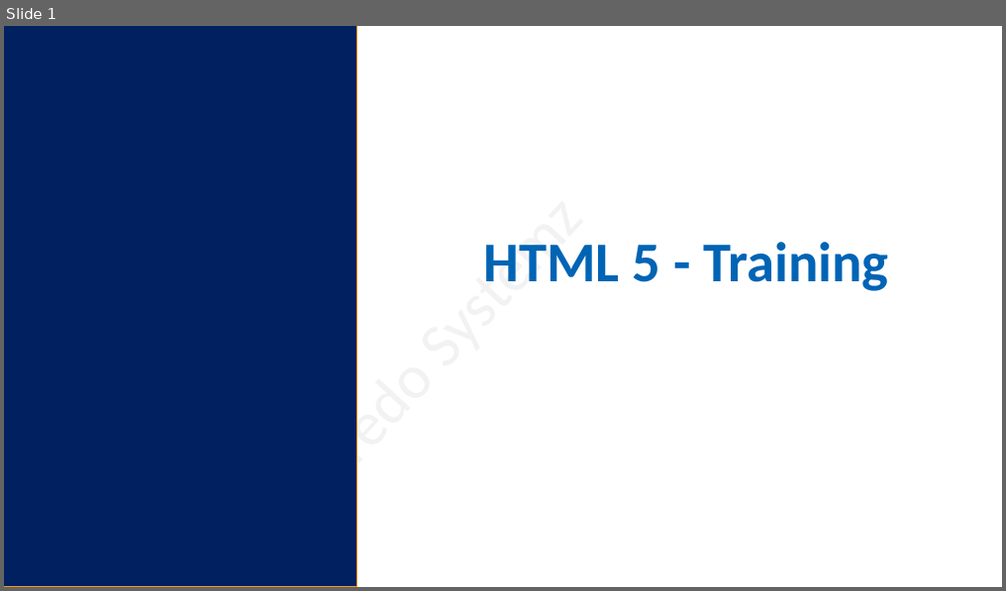
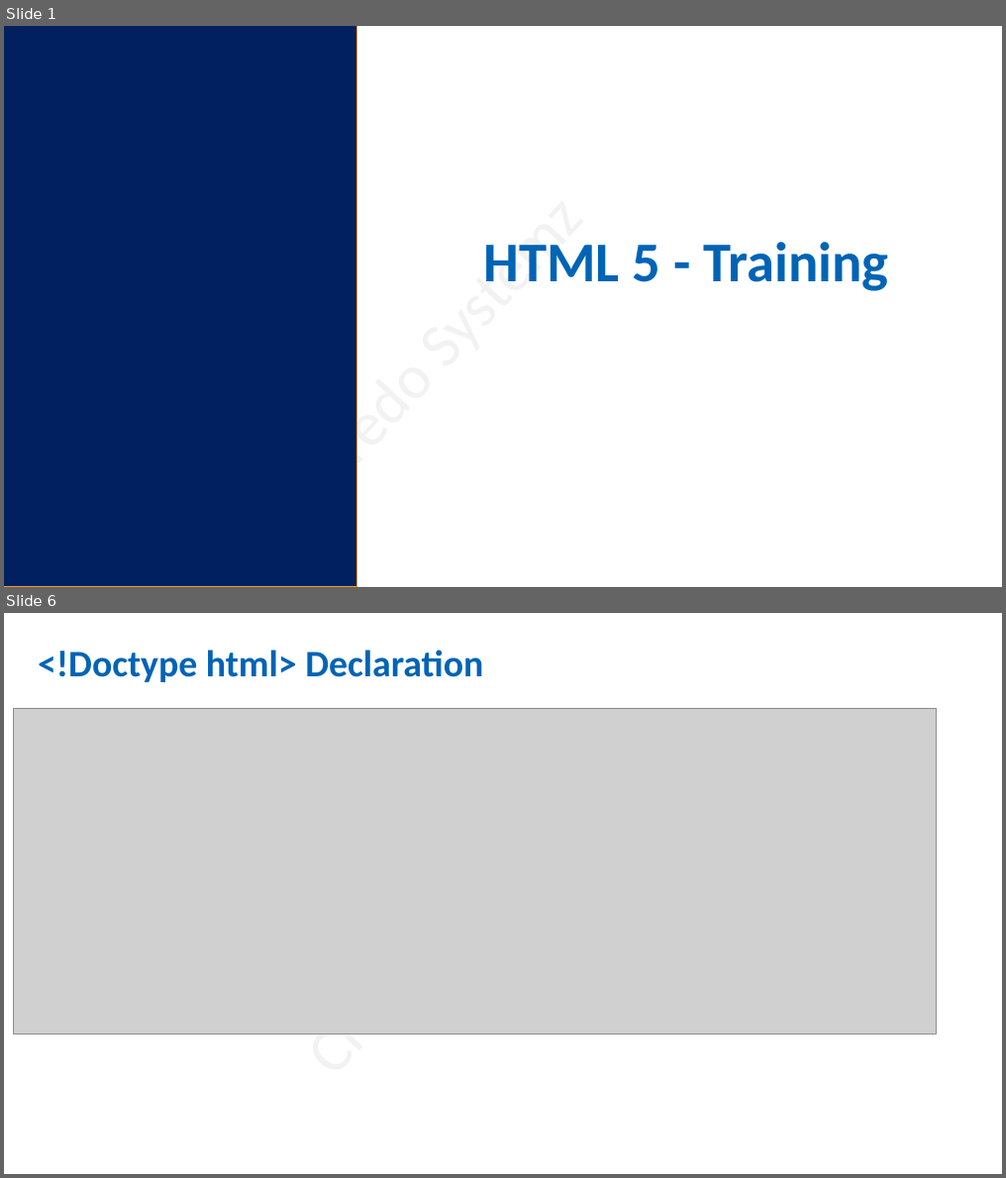
Before and after one commit to salman3009/newtownJuneBatch, a slide deck: June_Batch/16-06-22/html_16_06_22.pptx. Shown one above the other, each under a label of ours: slide 1 before the commit, slides 1 and 6 after it; the slides between them are not shown. The pictures are 1006x591 and 1006x1178 pixels, drawn with LibreOffice and Linux fonts; fonts in the diff are those of the drawing; grey boxes stand for pictures. Boxes give left, top, right and bottom in pixels: in the first picture for what was removed or moved away, otherwise in the second. Text is boxed around its words. In the diff, an @@ line names an element or a change of style, - is before the commit and + after.

```diff
--- a/June_Batch/16-06-22/html_16_06_22.pptx
+++ b/June_Batch/16-06-22/html_16_06_22.pptx
@@ slide 6 added at (4, 613, 1002, 1174), background #FFFFFF; not listed: 1 template element that a slide beside it also shows @@
@@ text added at (38, 650, 483, 682), 36 pt, text #0064B5, bold @@
+<!Doctype html> Declaration
@@ picture added at (13, 708, 936, 1035) @@
```
Also in this commit, not shown: 1 slide changed, 22 other slides added, 5 slides removed, 2 other files.
